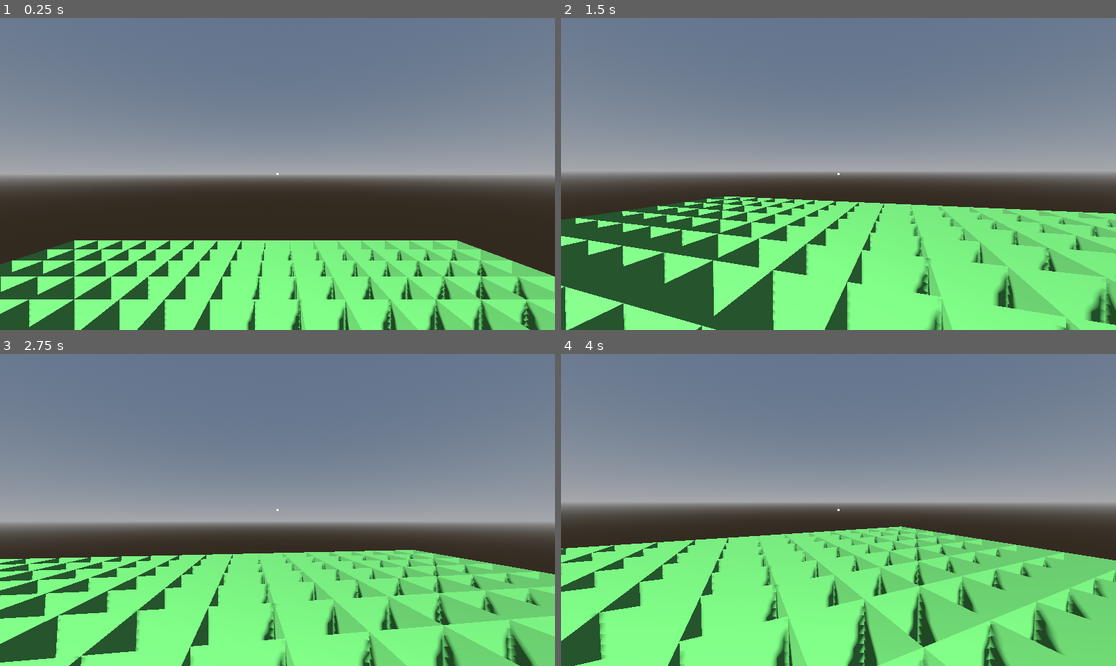
Above: before the commit, frames 1-4 (two rows, left to right).
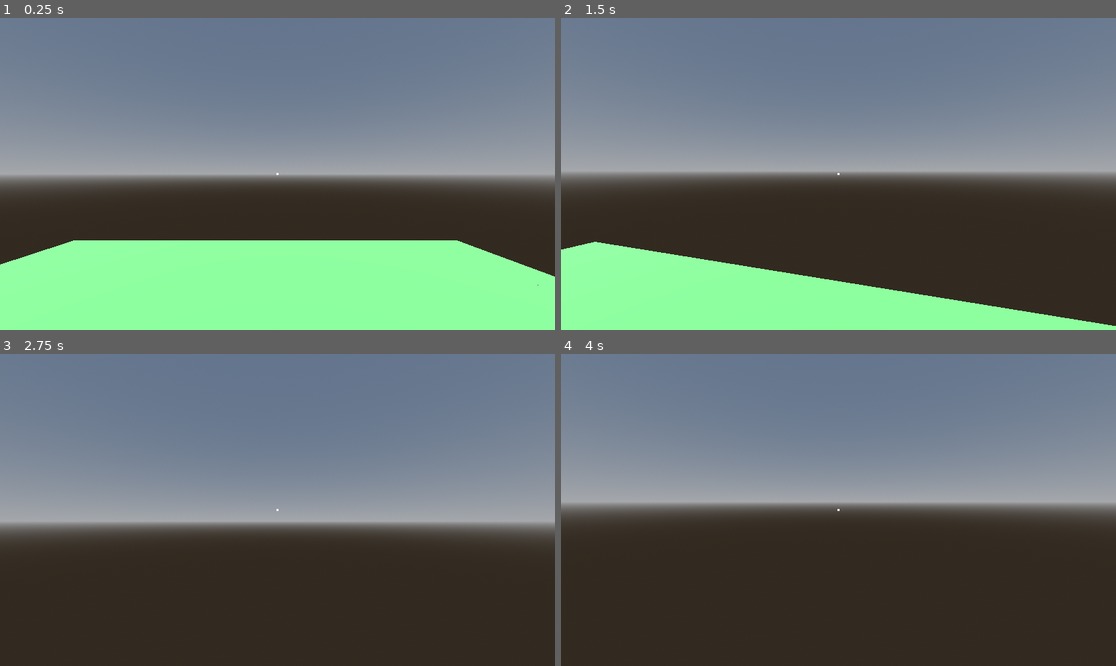
Above: after the commit, the same moments.

Repository: vuloi05/Minecraft
Game: Godot game, scene res://Main.tscn
Same seed, same stepped clock (60 frames per second), same inputs: the game is played once before the commit and once after it.
Inputs (mouse positions are in pixels of both pictures, inside the frame that each line leads up to):
- Up to frame 1 (0.25 s): no input
- Up to frame 2 (1.5 s): tap Enter at 0.5 s; move the mouse to (866, 174) at 0.52 s; hold W from 0.53 s (still down); click (866, 174) at 0.67 s; tap Space at 0.77 s; move the mouse to (810, 174) at 1.27 s; click (810, 174) at 1.42 s
- Up to frame 3 (2.75 s): keep holding W; tap Space at 1.52 s; move the mouse to (288, 503) at 2.02 s; click (288, 503) at 2.17 s
- Up to frame 4 (4 s): keep holding W; tap Space at 2.75, 3.02, 3.77 s; move the mouse to (832, 516) at 2.77 s; click (832, 516) at 2.92 s; tap Enter at 3.5 s; move the mouse to (877, 513) at 3.52 s; click (877, 513) at 3.67 s

The runs differ from the first frame. In frame 1, 20% of the frame differs, in the area x 0-100%, y 71-100%; in frame 2, 32%; in frame 3, 35%; in frame 4, 40%, in the area x 0-100%, y 55-100%.

Commit message:
fix: dao nguoc chieu winding tu CCW sang CW de sua loi mat mesh bi lon nguoc

Diff:
--- a/world.gd
+++ b/world.gd
@@ -17,7 +17,6 @@
 	static_body.add_child(collision_shape)
 	static_body.add_to_group("blocks")
 
-	# 2.1 Khai báo mảng 3D
 	blocks.resize(CHUNK_SIZE)
 	for x in range(CHUNK_SIZE):
 		blocks[x] = []
@@ -31,7 +30,6 @@
 	print("Kích thước mảng: ", blocks.size(), "x", blocks[0].size(), "x", blocks[0][0].size())
 	update_chunk_mesh()
 
-# 2.5 Cập nhật giá trị mảng và vẽ lại lưới
 func set_block(pos: Vector3, block_type: int):
 	var x = int(pos.x)
 	var y = int(pos.y)
@@ -41,7 +39,6 @@
 		blocks[x][y][z] = block_type
 		update_chunk_mesh()
 
-# 2.3 Chuyển sang SurfaceTool để gom lưới thành 1 draw call
 func update_chunk_mesh():
 	st.begin(Mesh.PRIMITIVE_TRIANGLES)
 	st.set_material(material)
@@ -62,6 +59,15 @@
 		mesh_instance.mesh = null
 		collision_shape.shape = null
 
+func add_quad(v0: Vector3, v1: Vector3, v2: Vector3, v3: Vector3, normal: Vector3):
+	st.set_normal(normal)
+	st.add_vertex(v0)
+	st.add_vertex(v1)
+	st.add_vertex(v2)
+	st.add_vertex(v0)
+	st.add_vertex(v2)
+	st.add_vertex(v3)
+
 func create_block_mesh(pos: Vector3):
 	var v0 = pos + Vector3(-0.5, -0.5, -0.5)
 	var v1 = pos + Vector3(0.5, -0.5, -0.5)
@@ -72,27 +78,15 @@
 	var v6 = pos + Vector3(0.5, 0.5, 0.5)
 	var v7 = pos + Vector3(-0.5, 0.5, 0.5)
 
-	# Front
-	st.set_normal(Vector3(0, 0, 1))
-	st.add_vertex(v4); st.add_vertex(v5); st.add_vertex(v6)
-	st.add_vertex(v4); st.add_vertex(v6); st.add_vertex(v7)
-	# Back
-	st.set_normal(Vector3(0, 0, -1))
-	st.add_vertex(v1); st.add_vertex(v0); st.add_vertex(v3)
-	st.add_vertex(v1); st.add_vertex(v3); st.add_vertex(v2)
-	# Right
-	st.set_normal(Vector3(1, 0, 0))
-	st.add_vertex(v5); st.add_vertex(v1); st.add_vertex(v2)
-	st.add_vertex(v5); st.add_vertex(v2); st.add_vertex(v6)
-	# Left
-	st.set_normal(Vector3(-1, 0, 0))
-	st.add_vertex(v0); st.add_vertex(v4); st.add_vertex(v7)
-	st.add_vertex(v0); st.add_vertex(v7); st.add_vertex(v3)
-	# Top
-	st.set_normal(Vector3(0, 1, 0))
-	st.add_vertex(v3); st.add_vertex(v7); st.add_vertex(v6)
-	st.add_vertex(v3); st.add_vertex(v6); st.add_vertex(v2)
-	# Bottom
-	st.set_normal(Vector3(0, -1, 0))
-	st.add_vertex(v0); st.add_vertex(v1); st.add_vertex(v5)
-	st.add_vertex(v0); st.add_vertex(v5); st.add_vertex(v4)
+	# Front (+Z)
+	add_quad(v4, v7, v6, v5, Vector3(0, 0, 1))
+	# Back (-Z)
+	add_quad(v1, v2, v3, v0, Vector3(0, 0, -1))
+	# Right (+X)
+	add_quad(v5, v6, v2, v1, Vector3(1, 0, 0))
+	# Left (-X)
+	add_quad(v0, v3, v7, v4, Vector3(-1, 0, 0))
+	# Top (+Y)
+	add_quad(v7, v3, v2, v6, Vector3(0, 1, 0))
+	# Bottom (-Y)
+	add_quad(v0, v4, v5, v1, Vector3(0, -1, 0))
